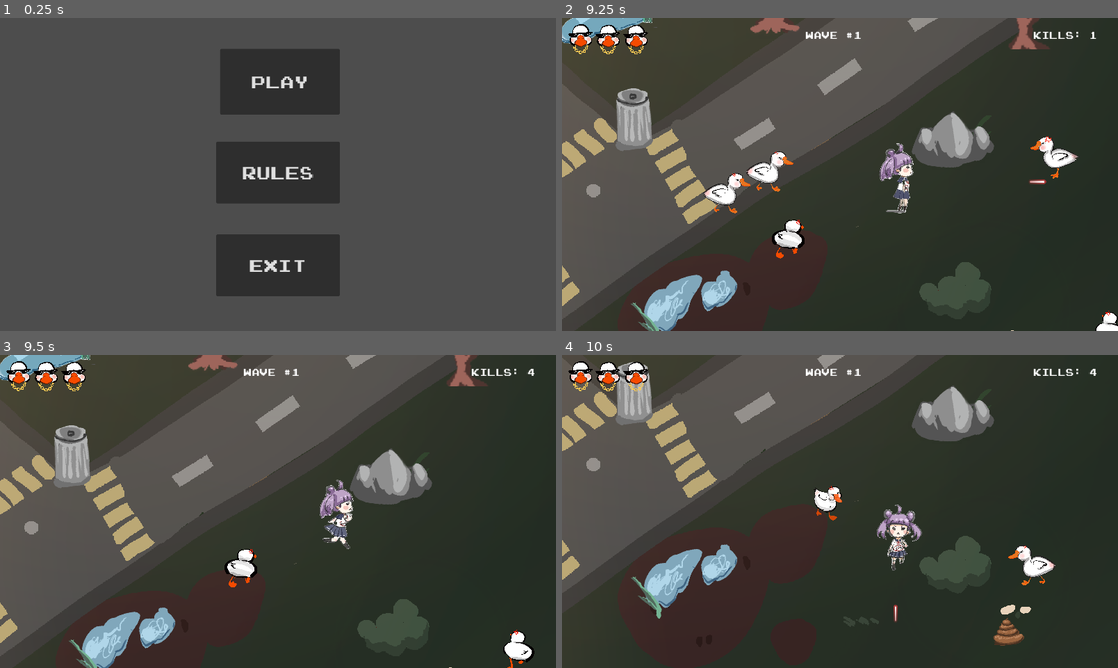
Above: before the commit, frames 1-4 (two rows, left to right).
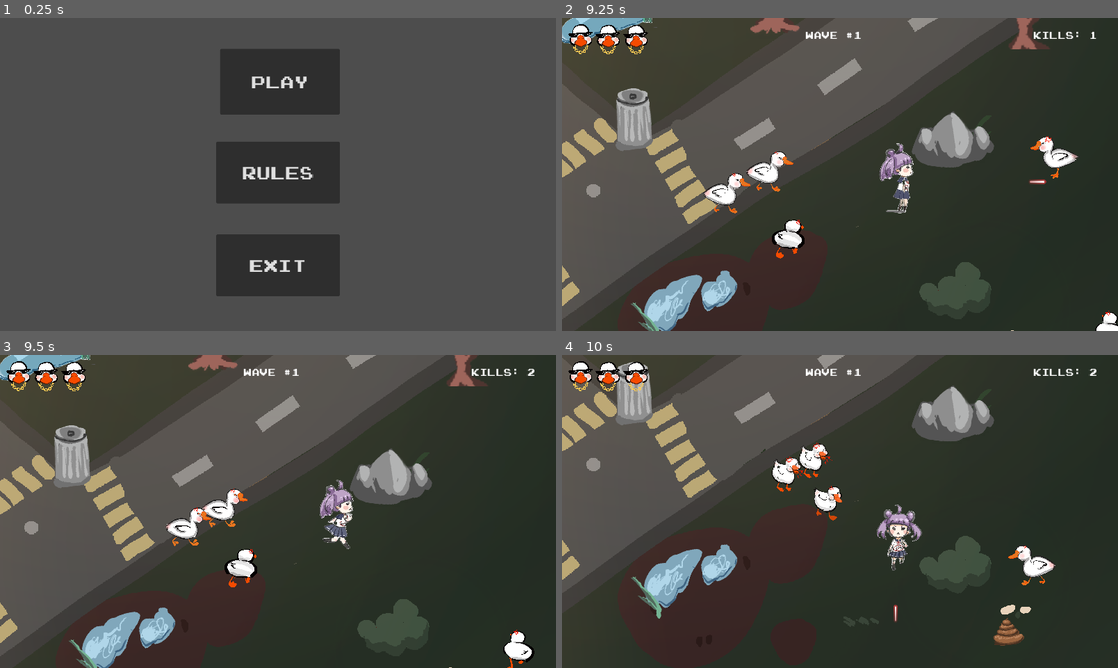
Above: after the commit, the same moments.

Repository: RiadMefti/hackaton-game
Game: Godot game, scene res://GameMenu/menu.tscn
The game is run twice, just before and just after one commit, with the same random seed, the same clock (stepped at 60 frames per second) and the same inputs.
Inputs:
- Up to frame 1 (0.25 s): no input
- Up to frame 2 (9.25 s): click "Play" at 0.5 s; click "Start game" at 1.25 s; tap Enter (ui_accept) at 2, 2.27, 3.02, 4.52, 5.27, 6.02, 7.52, 8.27, 9.02 s; hold W (move_up) 2.03-3.53 s; tap Space (shoot) every 0.75 s from 2.1 to 8.85 s; hold A (move_left) 3.53-5.03 s; hold S (move_down) 5.03-5.78 s; hold D (move_right) 5.78-6.53 s; hold W (move_up) 6.53-7.28 s; hold D (move_right) from 7.28 s (still down)
- Up to frame 3 (9.5 s): keep holding D (move_right)
- Up to frame 4 (10 s): release D (move_right) at 9.53 s; hold S (move_down) from 9.53 s (still down); tap Space (shoot) at 9.6 s

Frames 1-2 are identical in both runs. In frame 3, 0.9% of the frame differs, in the area x 29-97%, y 4-62%; in frame 4, 0.7%.

Commit message:
Update enemy.gd

Diff:
--- a/scenes/enemy.gd
+++ b/scenes/enemy.gd
@@ -74,4 +74,6 @@
 
 
 func _on_attack_area_area_entered(area):
-	hit = true
+	if(area.name =="Area2D"):
+
+		hit = true
